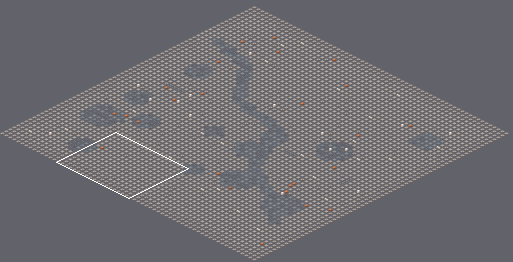
One commit to this Tiled map (JSON): content/areas/soggy-bog.tmj. The first picture is a wide view before the edit; the outline marks the close-up.
Close-up. Before the commit:
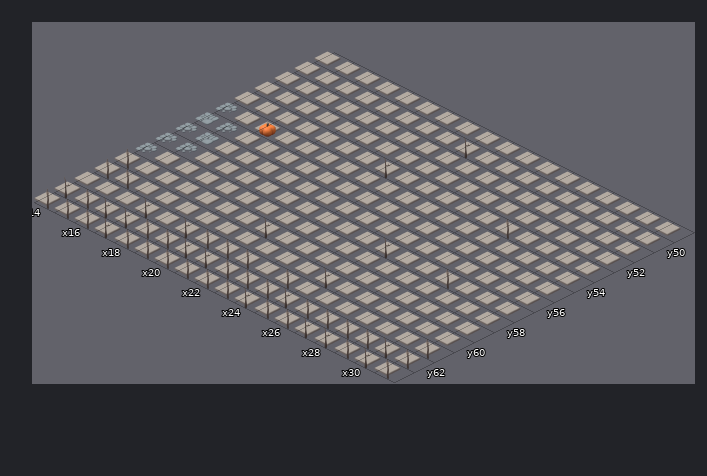
Cells are 192x96 px. Isometric: x runs down to the right, y down to the left. Shown: x 14..31, y 49..63. The commit also changed other parts of the map, which this record leaves out.
Once edited:
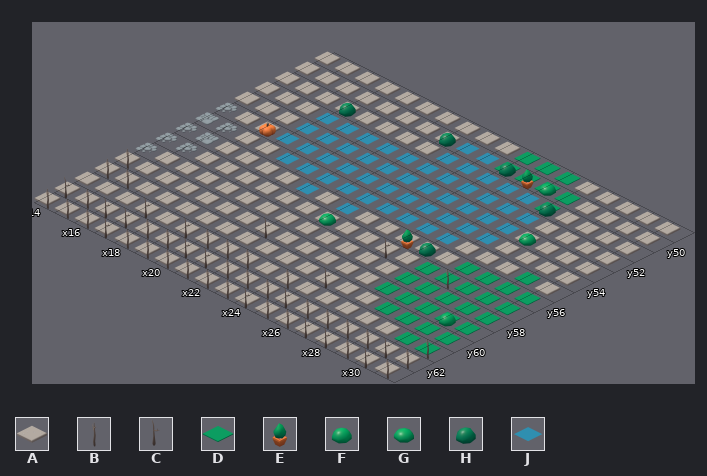
Key: from "kaykit": A 11 "halloween_floor_dirt", B 19 "halloween_tree_dead_larg", C 20 "halloween_tree_dead_medi", D 38 "city_park_base", E 44 "city_bush", F 45 "city_bush_A", G 46 "city_bush_B", H 47 "city_bush_C", J 48 "water".
_ is an empty cell.
The edit:
Layer "floor":
Tile D replaces tile A in row 49 at x 24 to 26; in row 50 at x 24 to 27; in row 51 at x 27; in row 55 at x 30; in row 56 at x 28 to 31; in rows 57 to 59 at x 27 to 31.
Tile D replaces tile A in row 60 at x 28 to 31; in row 61 at x 30 to 31.
Tile J replaces tile A in row 50 at x 22 to 23; in row 51 at x 22 to 26; in rows 52 to 54 at x 17 to 27; in row 55 at x 18 to 26; in row 56 at x 20 and 22.
Layer "walls & props":
Tile E is added in row 50 at x 25; in row 56 at x 25.
Tile F is added in row 59 at x 30.
Tile G is added in row 50 at x 26; in row 53 at x 28; in row 57 at x 22.
Tile H is added in row 50 at x 21 and 24; in row 51 at x 17 and 27; in row 56 at x 26.
Tile B is removed in row 53 at x 27.
Tile C is removed in row 50 at x 22; in row 53 at x 21.
